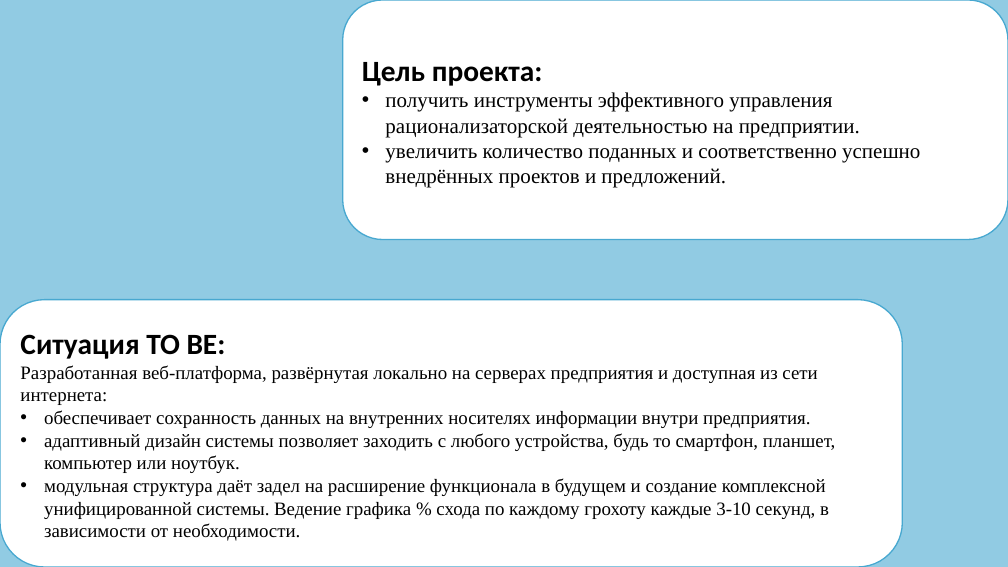
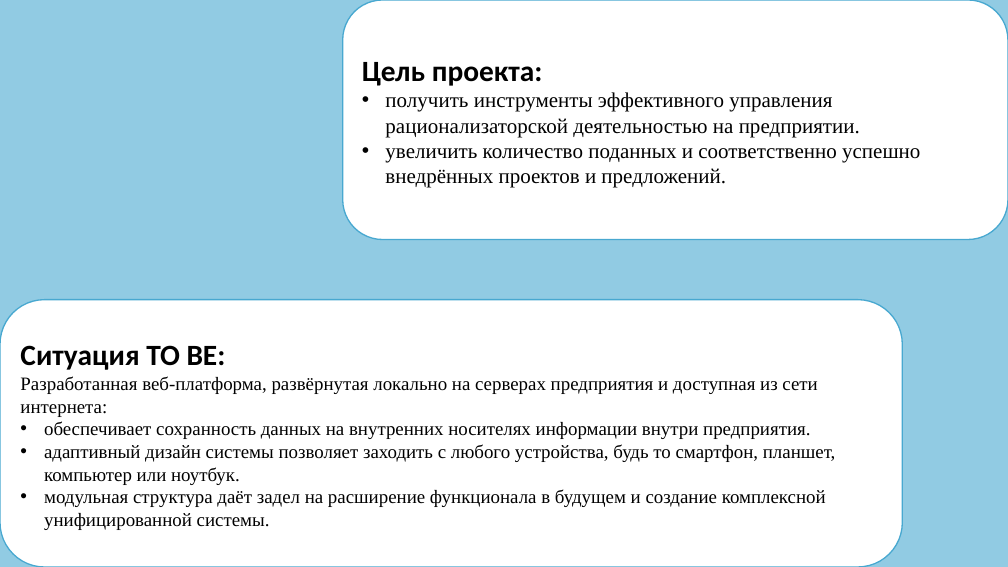
Before and after one commit to bogdandrienko/python-jsx-smart-pmp-app, a slide deck: slide 4 of DOCS/Веб-платформа управления изменениями/Web-platform.pptx. Drawn at 1008x567 pixels with LibreOffice and Linux fonts; fonts in the diff are those of the drawing; background and template pictures are left out. Boxes give left, top, right and bottom in pixels: in the first picture for what was removed or moved away, otherwise in the second. Text is boxed around its words. In the diff, an @@ line names an element or a change of style, - is before the commit and + after.

```diff
--- a/DOCS/Веб-платформа управления изменениями/Web-platform.pptx
+++ b/DOCS/Веб-платформа управления изменениями/Web-platform.pptx
@@ text in rounded rectangle at [44,489,826,530]: text changed @@
-• модульная структура даёт задел на расширение функционала в будущем и создание комплексной унифицированной системы. Ведение графика % схода по каждому грохоту каждые 3-10 секунд, в зависимости от необходимости.
+• модульная структура даёт задел на расширение функционала в будущем и создание комплексной унифицированной системы.
```
Also in this commit, not shown: 1 other slide changed, 33 other files.
